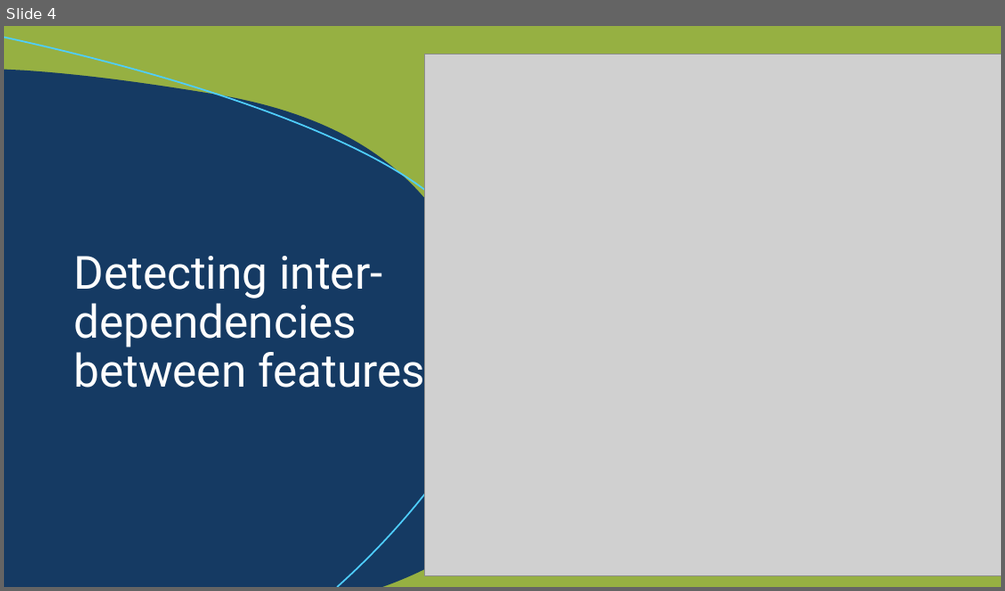
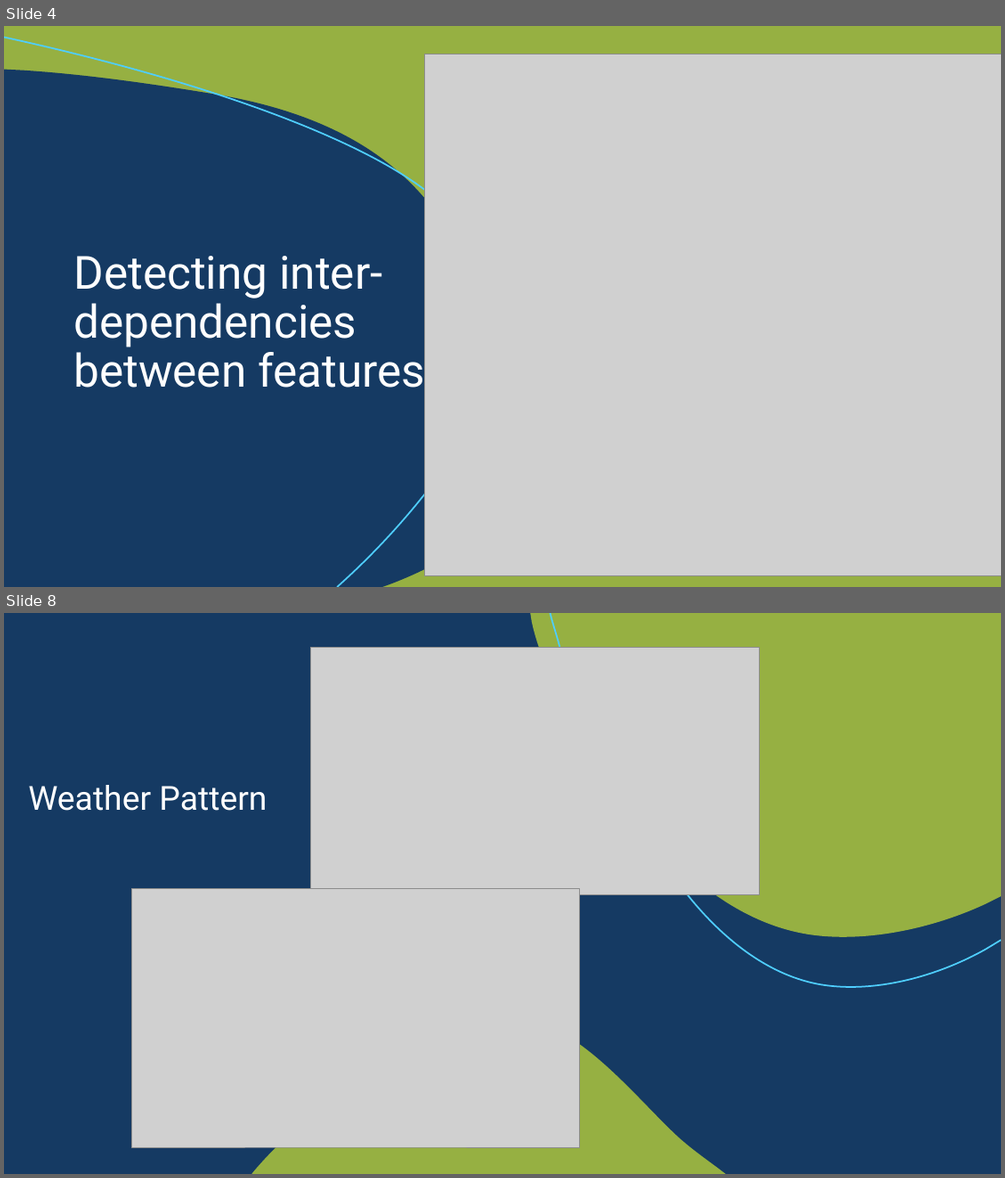
Before and after one commit to singhaniket98/Energy-Consumption-Prediction, a slide deck: presentationCapston.pptx. Shown one above the other, each under a label of ours: slide 4 before the commit, slides 4 and 8 after it; the slides between them are not shown. The pictures are 1005x591 and 1005x1178 pixels, drawn with LibreOffice and Linux fonts; fonts in the diff are those of the drawing; grey boxes stand for pictures. Boxes give left, top, right and bottom in pixels: in the first picture for what was removed or moved away, otherwise in the second. Text is boxed around its words. In the diff, an @@ line names an element or a change of style, - is before the commit and + after.

```diff
--- a/presentationCapston.pptx
+++ b/presentationCapston.pptx
@@ slide 8 added at bbox=[4, 613, 1001, 1174], background #153A63 @@
@@ rectangle added at bbox=[4, 613, 1001, 1174], fill #153A63 @@
@@ freeform shape added at bbox=[531, 613, 1001, 937], fill #96B042 @@
@@ freeform shape added at bbox=[550, 613, 1001, 987], outline #4FCEFF 1.5 pt @@
@@ picture added at bbox=[310, 648, 759, 895] @@
@@ freeform shape added at bbox=[4, 669, 40, 803], fill #0F6FC6 @@
@@ title added at bbox=[28, 785, 267, 811], 32 pt, text #FFFFFF @@
+Weather Pattern
@@ picture added at bbox=[132, 888, 580, 1147] @@
@@ freeform shape added at bbox=[251, 1018, 726, 1174], fill #96B042 @@
@@ freeform shape added at bbox=[601, 1116, 963, 1174], outline #0EBC8C 1 pt @@
@@ freeform shape added at bbox=[671, 1124, 1001, 1174], fill #96B042 @@
```
Also in this commit, not shown: 1 slide changed, 4 other slides added, 3 other files.
